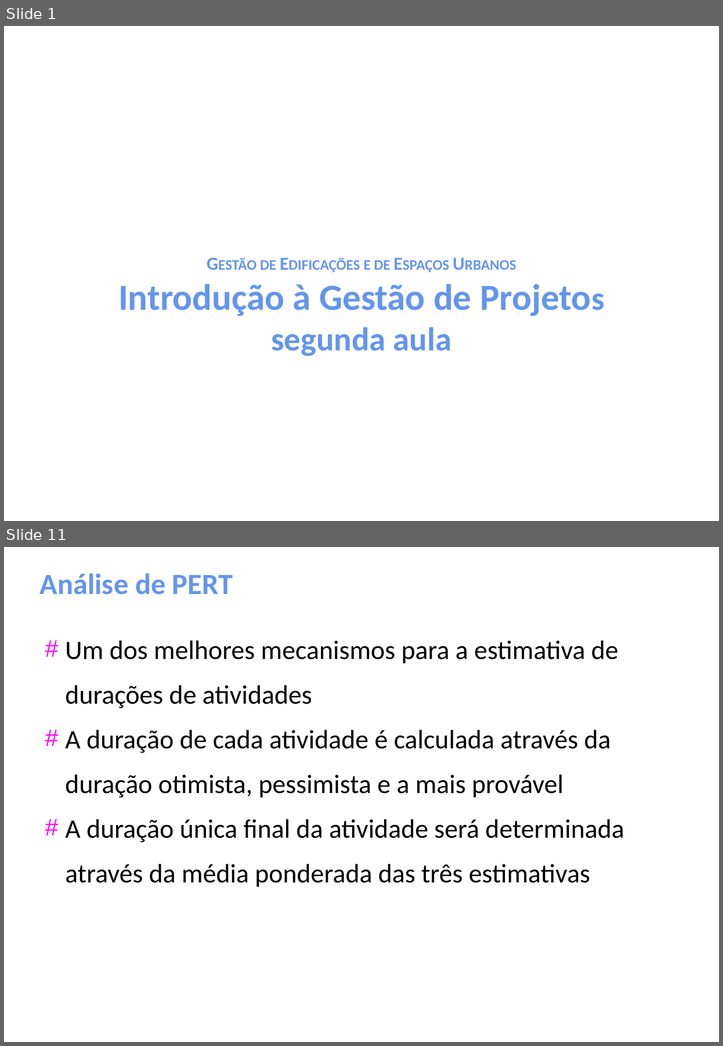
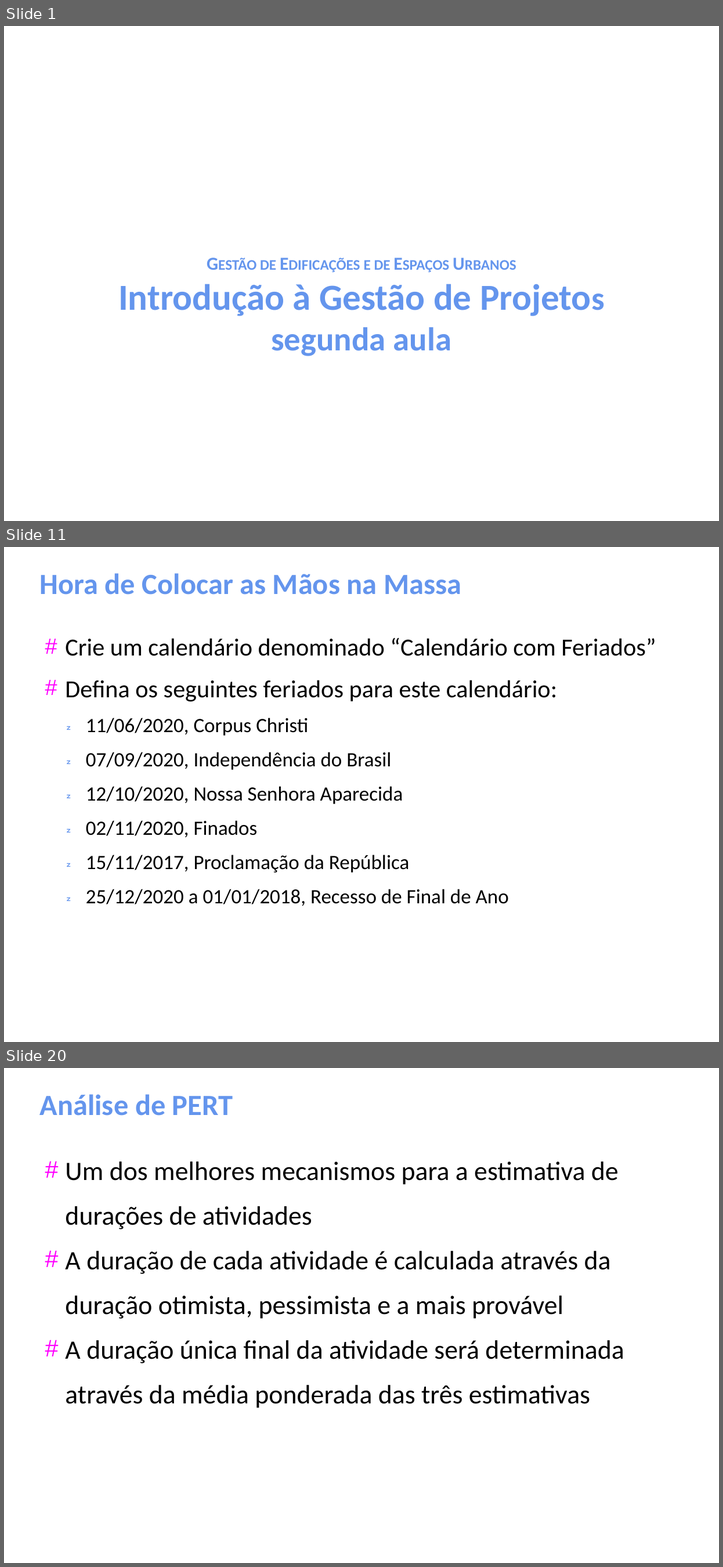
Before and after one commit to gomesluiz/gestao-de-projetos, a slide deck: aulas/project-aula-02.odp. Shown one above the other, each under a label of ours: slides 1 and 11 before the commit, slides 1, 11 and 20 after it; the slides between them are not shown. The pictures are 723x1046 and 723x1567 pixels, drawn with LibreOffice and Linux fonts; fonts in the diff are those of the drawing. Boxes give left, top, right and bottom in pixels: in the first picture for what was removed or moved away, otherwise in the second. Text is boxed around its words. In the diff, an @@ line names an element or a change of style, - is before the commit and + after.

```diff
--- a/aulas/project-aula-02.odp
+++ b/aulas/project-aula-02.odp
@@ slide 11 added at (4, 547, 719, 1042), background #FFFFFF @@
@@ title added at (40, 573, 461, 595), 32 pt, text #6495ED, bold @@
+Hora de Colocar as Mãos na Massa
@@ text added at (65, 637, 655, 906), 22.2 pt, text #000000 @@
+# Crie um calendário denominado “Calendário com Feriados”
+# Defina os seguintes feriados para este calendário:
+   11/06/2020, Corpus Christi
+   07/09/2020, Independência do Brasil
+   12/10/2020, Nossa Senhora Aparecida
+   02/11/2020, Finados
+   15/11/2017, Proclamação da República
+   25/12/2020 a 01/01/2018, Recesso de Final de Ano
@@ what was slide 11 is now slide 20 @@
```
Also in this commit, not shown: 17 other slides added.
